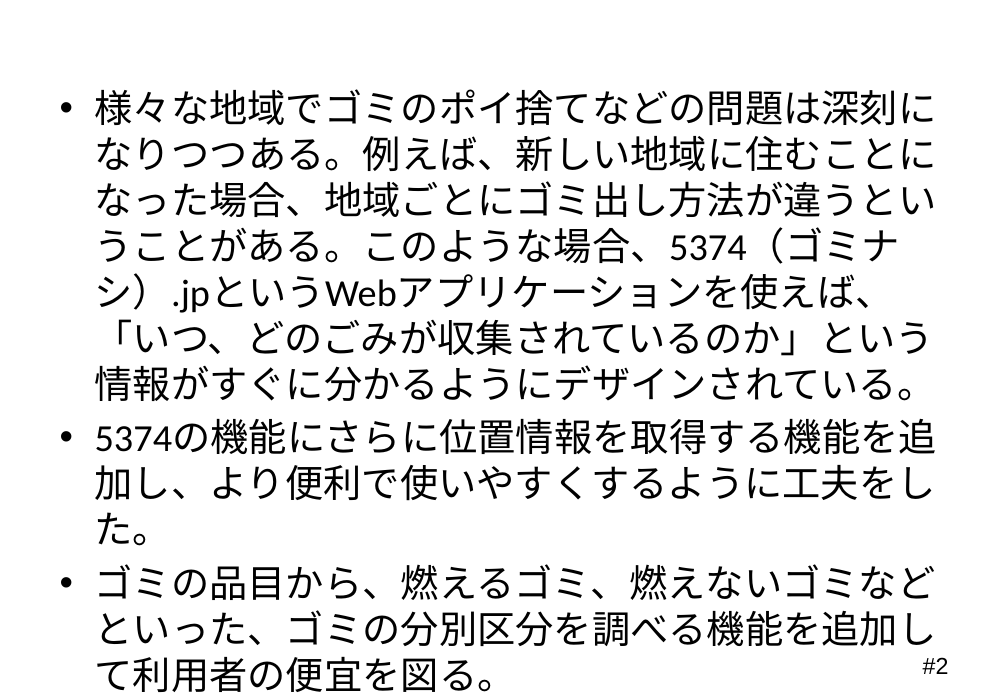
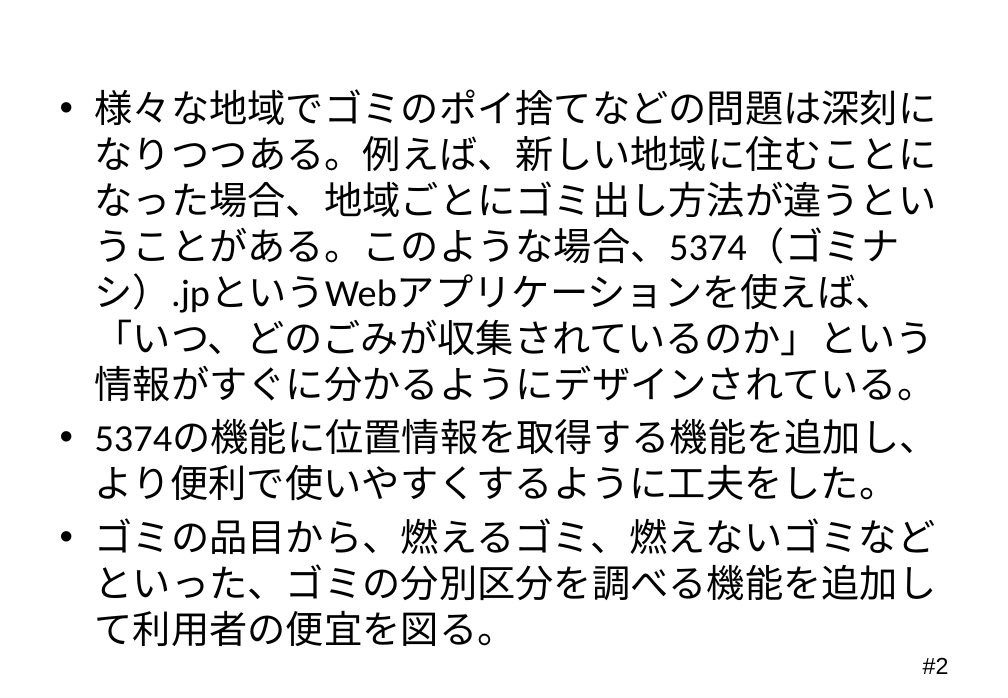
Before and after one commit to Mocchy2/graduation-thesis, a slide deck: slide 2 of 卒業論文 発表用スライド.pptx. Drawn at 1008x698 pixels with LibreOffice and Linux fonts; fonts in the diff are those of the drawing; background and template pictures are left out. Boxes give left, top, right and bottom in pixels: in the first picture for what was removed or moved away, otherwise in the second. Text is boxed around its words. In the diff, an @@ line names an element or a change of style, - is before the commit and + after.

```diff
--- a/卒業論文 発表用スライド.pptx
+++ b/卒業論文 発表用スライド.pptx
@@ text at bbox=[95, 420, 938, 501]: text changed @@
-• 5374の機能にさらに位置情報を取得する機能を追加し、より便利で使いやすくするように工夫をした。
+• 5374の機能に位置情報を取得する機能を追加し、より便利で使いやすくするように工夫をした。
```
Also in this commit, not shown: 1 other slide changed.
